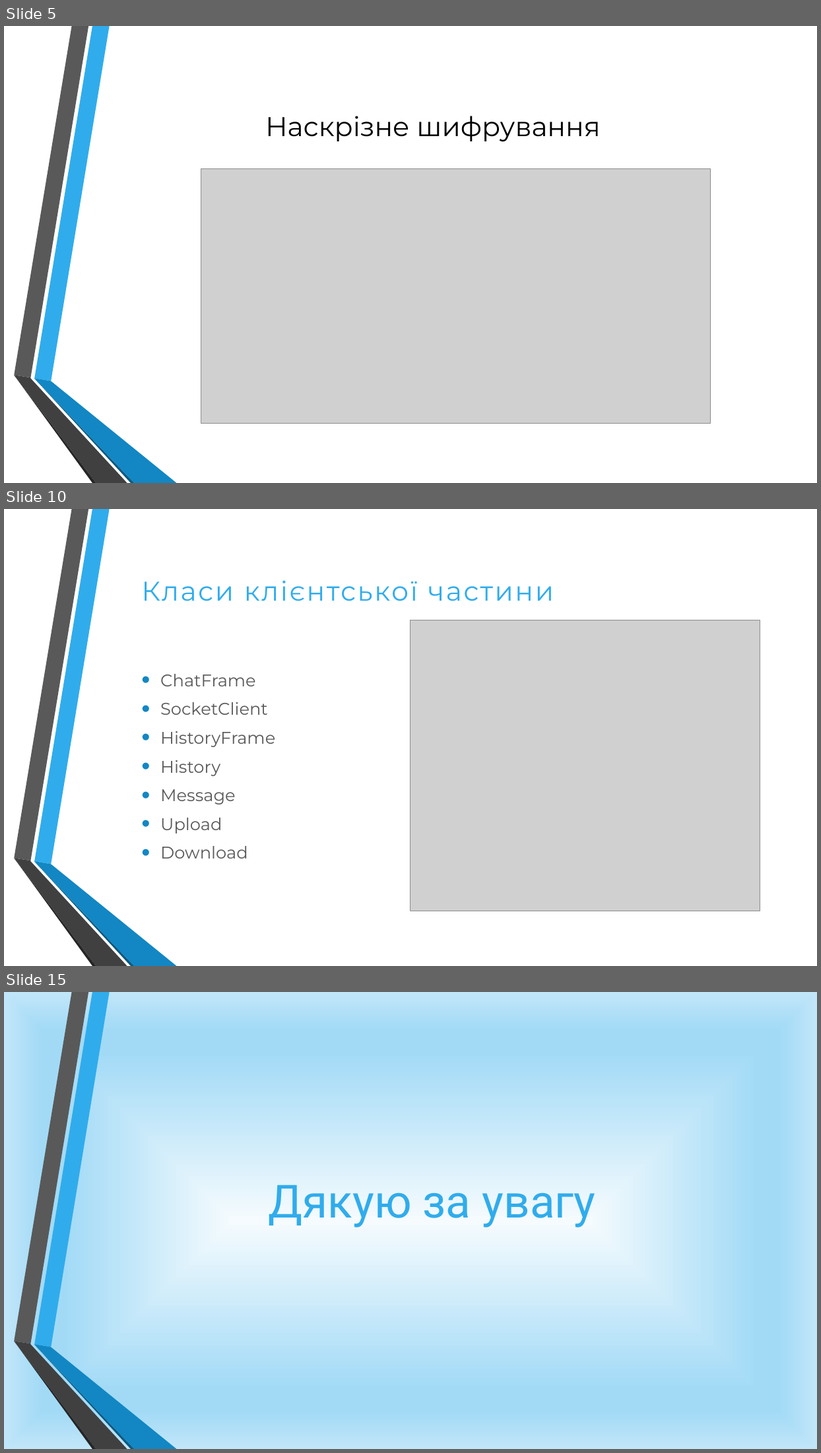
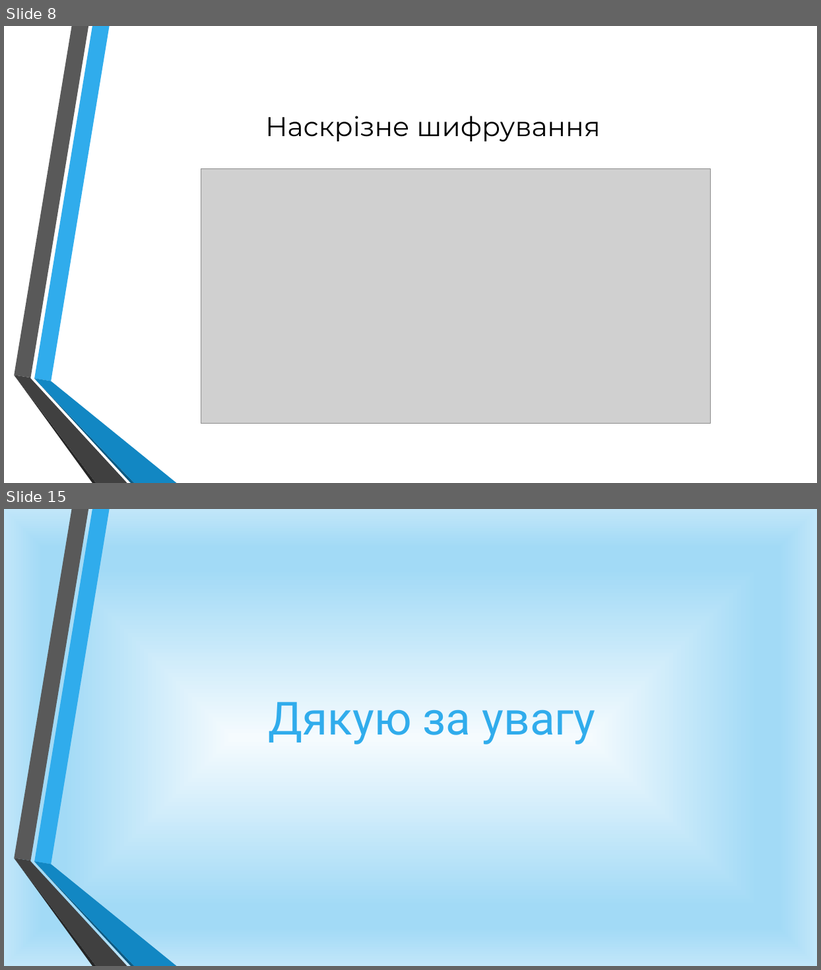
Before and after one commit to martseniukbohdan/diplom, a slide deck: ____Презентации/Марценюк.pptx. Shown one above the other, each under a label of ours: slides 5, 10 and 15 before the commit, slides 8 and 15 after it; the slides between them are not shown. The pictures are 821x1453 and 821x970 pixels, drawn with LibreOffice and Linux fonts; fonts in the diff are those of the drawing; grey boxes stand for pictures; background and template pictures are left out. Boxes give left, top, right and bottom in pixels: in the first picture for what was removed or moved away, otherwise in the second. Text is boxed around its words. In the diff, an @@ line names an element or a change of style, - is before the commit and + after.

```diff
--- a/____Презентации/Марценюк.pptx
+++ b/____Презентации/Марценюк.pptx
@@ slide 10 removed at box(4, 509, 817, 966), background picture (left out); not listed: 6 template elements that a slide beside it also shows @@
@@ title removed at box(141, 580, 554, 601) @@
-Класи клієнтської частини
@@ picture removed at box(411, 620, 760, 911) @@
@@ text removed at box(160, 674, 275, 859) @@
-• ChatFrame
-• SocketClient
-• HistoryFrame
-• History
-• Message
-• Upload
-• Download
@@ what was slide 5 is now slide 8 @@
```
Also in this commit, not shown: 3 slides changed, 8 slides added, 7 other slides removed, 48 other files.
